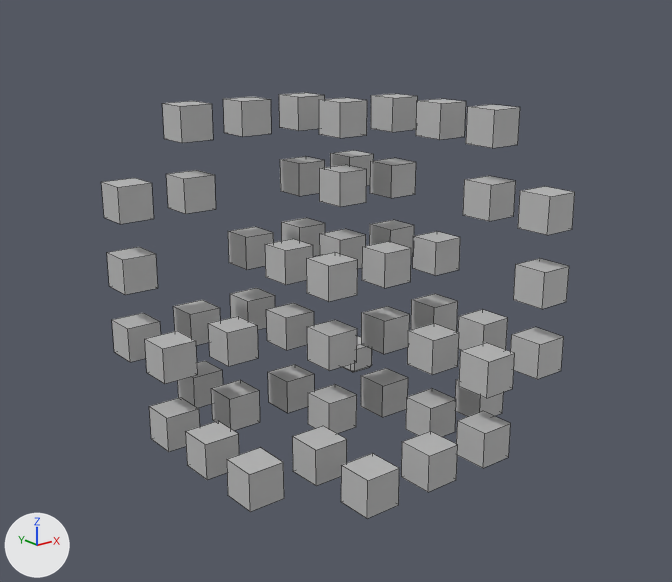
What one commit did to the FBX model restructure_model.fbx.
One viewpoint serves both versions: a 50 mm lens placed at (-2.03, -2.431, 1.228), pointed at (-0.548, -0.577, 0.486). Arrows for +X, +Y and +Z are at lower left; the lights stay in place. Mesh edges are drawn as thin lines. Where no turn or scale is listed for an object, it has been applied to the vertices.
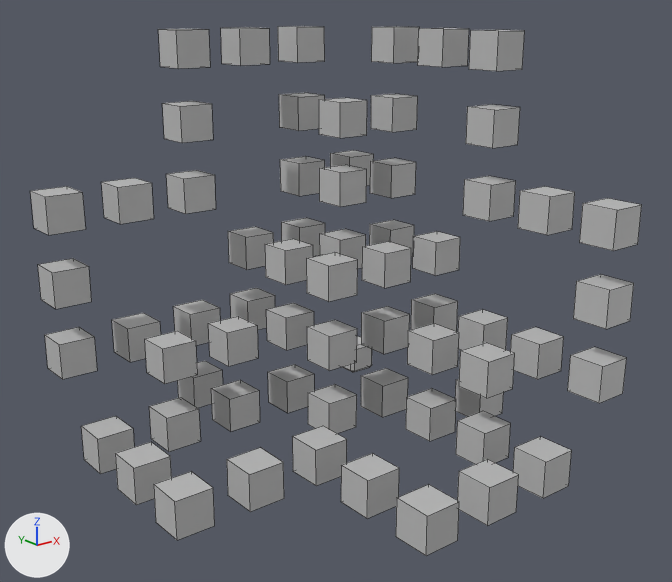
Pixel boxes (x1, y1, x2, y2) of what changed, in the pictures (672 x 582 px):
'box_38', moved: before (401, 431, 458, 492); after (457, 459, 518, 526)
'box_43', moved: before (513, 258, 569, 309); after (573, 274, 634, 329)
'box_42', moved: before (186, 421, 239, 480); after (115, 442, 172, 505)
'box_44', moved: before (107, 247, 158, 295); after (38, 258, 91, 309)
'box_50', moved: before (416, 99, 466, 140); after (417, 28, 469, 67)
'box_52', moved: before (223, 97, 271, 136); after (221, 27, 270, 65)
'box_56', added: after (396, 484, 459, 556)
'box_58', added: after (154, 472, 215, 540)
'box_54', added: after (579, 198, 642, 251)
'box_55', added: after (513, 437, 572, 498)
'box_53', added: after (568, 347, 626, 403)
'box_60', added: after (30, 186, 85, 235)
'box_62', added: after (469, 30, 525, 71)
'box_59', added: after (45, 327, 97, 379)
'box_57', added: after (81, 416, 134, 474)
'box_64', added: after (158, 29, 210, 69)
'box_61', added: after (371, 26, 419, 63)
'box_63', added: after (278, 26, 325, 63)

Diff of the bpy script that builds the scene:
```diff
--- a/restructure_model.fbx.py
+++ b/restructure_model.fbx.py
@@ ob_box_42 @@
 ob_box_42 = bpy.data.objects.new('box_42', me_mesh_041)
-ob_box_42.location = (-0.9, -0.5, 0.1)
+ob_box_42.location = (-1.1, -0.5, 0.1)
@@ ob_box_44 @@
 ob_box_44 = bpy.data.objects.new('box_44', me_mesh_043)
-ob_box_44.location = (-0.9, -0.1, 0.5)
+ob_box_44.location = (-1.1, -0.1, 0.5)
@@ ob_box_52 @@
 ob_box_52 = bpy.data.objects.new('box_52', me_mesh_051)
-ob_box_52.location = (-0.5, -0.1, 0.9)
+ob_box_52.location = (-0.5, -0.1, 1.1)
@@ ob_box_50 @@
 ob_box_50 = bpy.data.objects.new('box_50', me_mesh_049)
-ob_box_50.location = (-0.1, -0.5, 0.9)
+ob_box_50.location = (-0.1, -0.5, 1.1)
@@ ob_box_43 @@
 ob_box_43 = bpy.data.objects.new('box_43', me_mesh_042)
-ob_box_43.location = (-0.1, -0.9, 0.5)
+ob_box_43.location = (-0.1, -1.1, 0.5)
@@ ob_box_38 @@
 ob_box_38 = bpy.data.objects.new('box_38', me_mesh_037)
-ob_box_38.location = (-0.5, -0.9, 0.1)
+ob_box_38.location = (-0.5, -1.1, 0.1)
@@ ob_box_58 @@
+ob_box_58 = bpy.data.objects.new('box_58', me_mesh_023.copy())  # the mesh of ob_box_11
+ob_box_58.location = (-1.1, -0.7, 0.1)
@@ ob_box_63 @@
+ob_box_63 = bpy.data.objects.new('box_63', me_mesh_023.copy())  # the mesh of ob_box_11
+ob_box_63.location = (-0.3, -0.1, 1.1)
@@ ob_box_54 @@
+ob_box_54 = bpy.data.objects.new('box_54', me_mesh_023.copy())  # the mesh of ob_box_11
+ob_box_54.location = (-0.1, -1.1, 0.7)
@@ ob_box_60 @@
+ob_box_60 = bpy.data.objects.new('box_60', me_mesh_020.copy())  # the mesh of ob_box_27
+ob_box_60.location = (-1.1, -0.1, 0.7)
@@ ob_box_64 @@
+ob_box_64 = bpy.data.objects.new('box_64', me_mesh_020.copy())  # the mesh of ob_box_27
+ob_box_64.location = (-0.7, -0.1, 1.1)
@@ ob_box_62 @@
+ob_box_62 = bpy.data.objects.new('box_62', me_mesh_023.copy())  # the mesh of ob_box_11
+ob_box_62.location = (-0.1, -0.7, 1.1)
@@ ob_box_55 @@
+ob_box_55 = bpy.data.objects.new('box_55', me_mesh_023.copy())  # the mesh of ob_box_11
+ob_box_55.location = (-0.3, -1.1, 0.1)
@@ ob_box_56 @@
+ob_box_56 = bpy.data.objects.new('box_56', me_mesh_023.copy())  # the mesh of ob_box_11
+ob_box_56.location = (-0.7, -1.1, 0.1)
@@ ob_box_53 @@
+ob_box_53 = bpy.data.objects.new('box_53', me_mesh_023.copy())  # the mesh of ob_box_11
+ob_box_53.location = (-0.1, -1.1, 0.3)
@@ ob_box_57 @@
+ob_box_57 = bpy.data.objects.new('box_57', me_mesh_020.copy())  # the mesh of ob_box_27
+ob_box_57.location = (-1.1, -0.3, 0.1)
@@ ob_box_61 @@
+ob_box_61 = bpy.data.objects.new('box_61', me_mesh_023.copy())  # the mesh of ob_box_11
+ob_box_61.location = (-0.1, -0.3, 1.1)
@@ ob_box_59 @@
+ob_box_59 = bpy.data.objects.new('box_59', me_mesh_020.copy())  # the mesh of ob_box_27
+ob_box_59.location = (-1.1, -0.1, 0.3)
```
